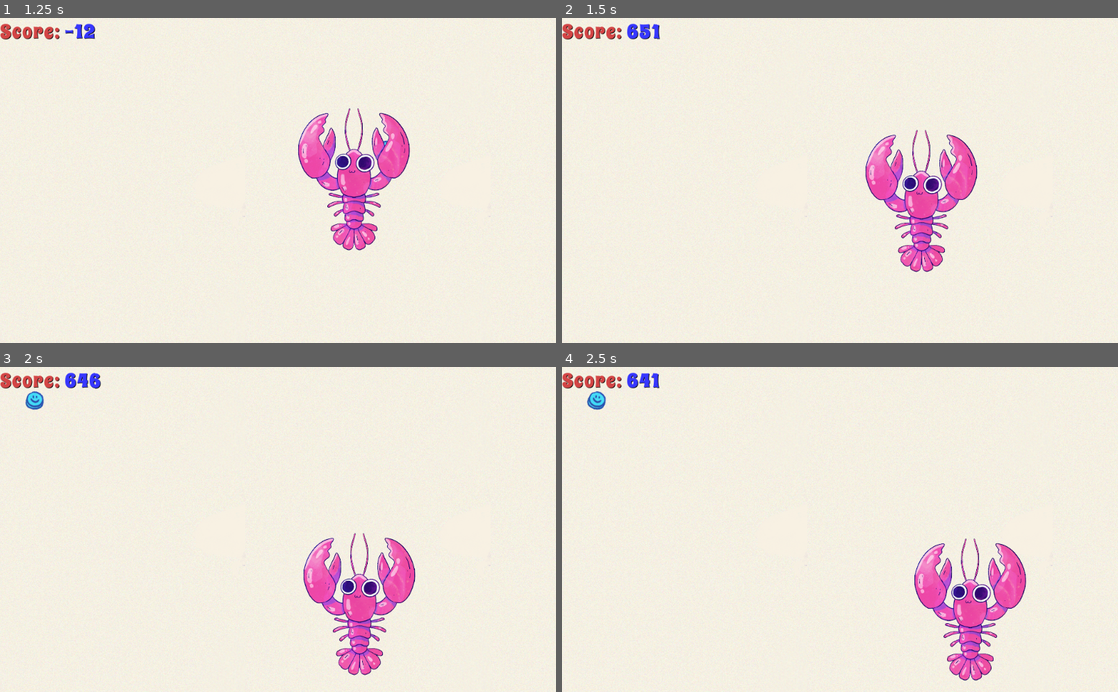
Above: before the commit, frames 1-4 (two rows, left to right).
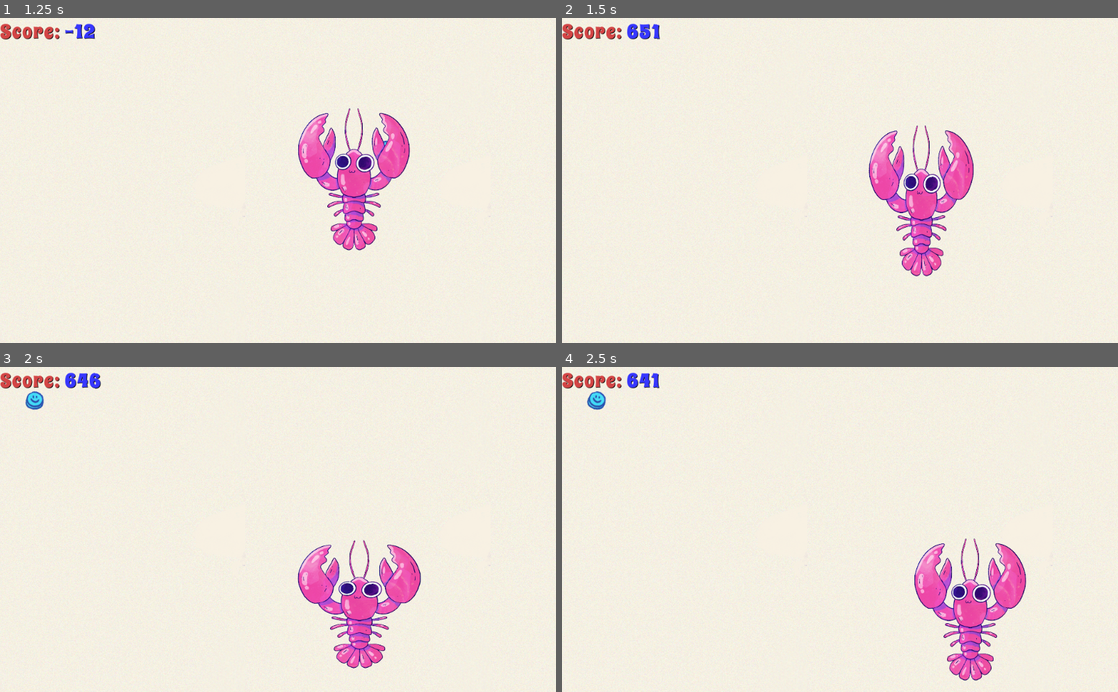
Above: after the commit, the same moments.

Repository: XTCLobster/lobsterpower-godot
Game: Godot game, scene res://Screen.tscn
The game is run twice, just before and just after one commit, with the same random seed, the same clock (stepped at 60 frames per second) and the same inputs.
Inputs:
- Up to frame 1 (1.25 s): tap Enter at 0.5 s; hold Right (ui_right) from 0.53 s (still down)
- Up to frame 2 (1.5 s): release Right (ui_right) at 1.28 s; hold Down (ui_down) from 1.28 s (still down)
- Up to frame 3 (2 s): keep holding Down (ui_down)
- Up to frame 4 (2.5 s): release Down (ui_down) at 2.03 s; hold Right (ui_right) from 2.03 s (still down)

Frame 1 is identical in both runs. In frame 2, 2.5% of the frame differs, in the area x 54-75%, y 32-80%; in frame 3, 3.0%, in the area x 53-76%, y 51-95%; in frame 4, nothing differs.

Commit message:
play Lobster eating animation

Diff:
--- a/Screen.gd
+++ b/Screen.gd
@@ -21,6 +21,7 @@
     remove_child(area)
     $Stats.increment_score(value)
     $Lobster.speed = $Lobster.base_speed * ($Stats.get_score() / 1000 + 1)
+    $Lobster/AnimationPlayer.play("eat")
 
 func _on_PillSpawnTimer_timeout() -> void:
     var pill = Pill.instance()
--- a/Screen.tscn
+++ b/Screen.tscn
@@ -8,6 +8,21 @@
 [ext_resource path="res://Pill.tscn" type="PackedScene" id=6]
 
 [sub_resource type="CircleShape2D" id=1]
+
+[sub_resource type="Animation" id=2]
+resource_name = "eat"
+tracks/0/type = "value"
+tracks/0/path = NodePath(".:scale")
+tracks/0/interp = 2
+tracks/0/loop_wrap = true
+tracks/0/imported = false
+tracks/0/enabled = true
+tracks/0/keys = {
+"times": PoolRealArray( 0, 0.4, 0.7, 1 ),
+"transitions": PoolRealArray( 1, 1, 1, 1 ),
+"update": 0,
+"values": [ Vector2( 1, 1 ), Vector2( 0.9, 1.1 ), Vector2( 1.1, 0.9 ), Vector2( 1, 1 ) ]
+}
 
 [node name="Screen" type="Node2D"]
 script = ExtResource( 4 )
@@ -43,6 +58,9 @@
 scale = Vector2( 5, 10 )
 shape = SubResource( 1 )
 
+[node name="AnimationPlayer" type="AnimationPlayer" parent="Lobster"]
+anims/eat = SubResource( 2 )
+
 [node name="StarvationTimer" type="Timer" parent="."]
 wait_time = 0.1
 autostart = true
Not shown: 1 places in Screen.tscn that only renumber resources
